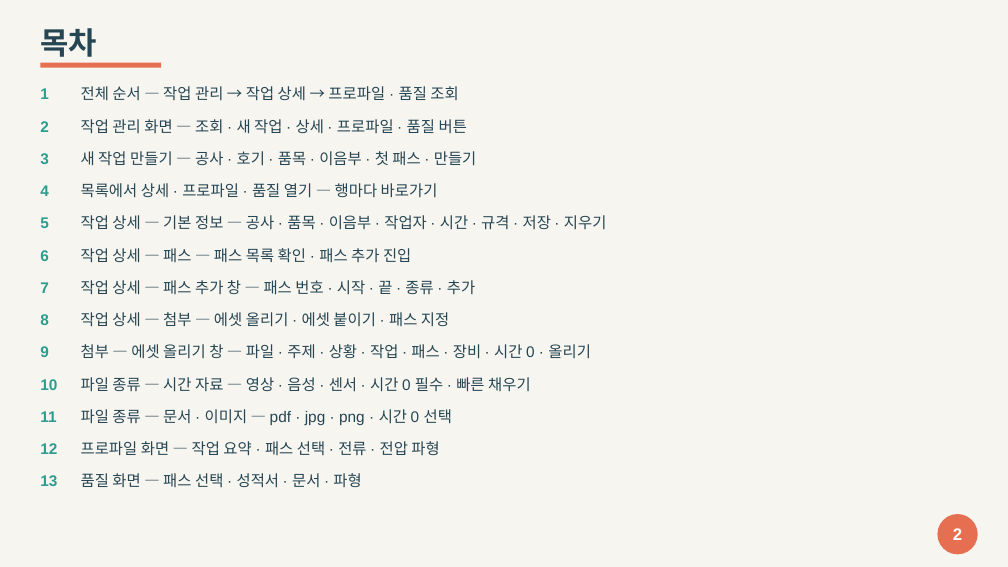
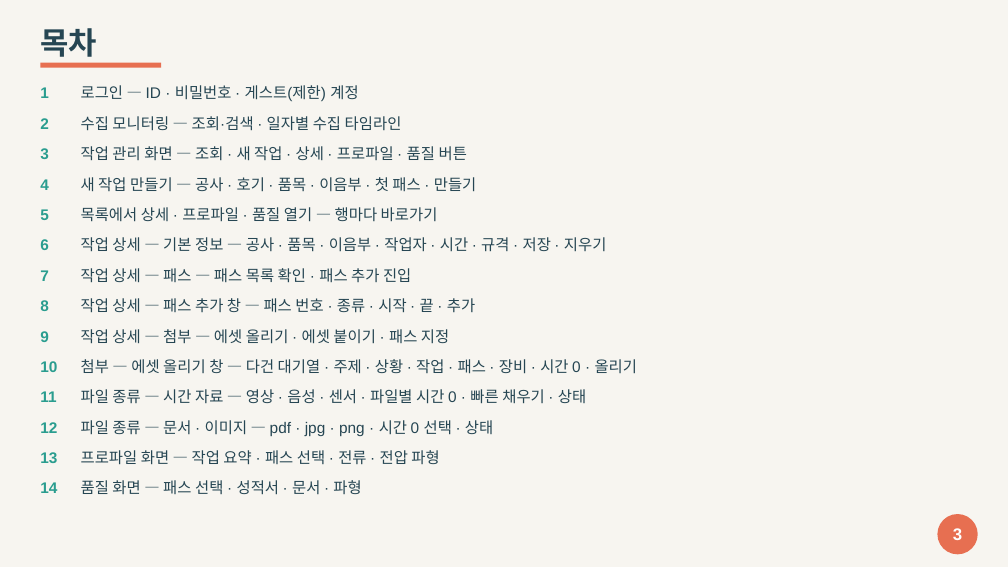
Before and after one commit to geosoft-shcho/weld-dashboard, a slide deck: slide 3 of docs/2026-10-23/작업_등록_매뉴얼.pptx (slide 2 before the commit). Drawn at 1008x567 pixels with LibreOffice and Linux fonts; fonts in the diff are those of the drawing. Boxes give left, top, right and bottom in pixels: in the first picture for what was removed or moved away, otherwise in the second. Text is boxed around its words. In the diff, an @@ line names an element or a change of style, - is before the commit and + after.

```diff
--- a/docs/2026-10-23/작업_등록_매뉴얼.pptx
+++ b/docs/2026-10-23/작업_등록_매뉴얼.pptx
@@ text at (81,85,358,101): text changed @@
-전체 순서 — 작업 관리 → 작업 상세 → 프로파일 · 품질 조회
+로그인 — ID · 비밀번호 · 게스트(제한) 계정
@@ text added at (81,116,402,131), 11 pt, text #264653 @@
+수집 모니터링 — 조회·검색 · 일자별 수집 타임라인
@@ text "작업 관리 화면 — 조회 ...": place and size @@
-text "작업 관리 화면 — 조회 ..." at (81,119,467,134)
+text "작업 관리 화면 — 조회 ..." at (81,146,467,161)
@@ 3 texts: place and size @@
-3 texts at (81,151,607,230)
+3 texts at (81,177,607,252)
@@ 3 texts: place and size @@
-3 texts at (40,153,49,228)
+3 texts at (40,148,49,220)
@@ text "6": place and size @@
-text "6" at (40,250,49,261)
+text "6" at (40,239,49,250)
@@ text "7": place and size @@
-text "7" at (40,282,49,293)
+text "7" at (40,270,49,281)
@@ text "작업 상세 — 패스 — ...": place and size @@
-text "작업 상세 — 패스 — ..." at (81,248,411,263)
+text "작업 상세 — 패스 — ..." at (81,268,411,283)
@@ text at (81,298,475,313): text changed @@
-작업 상세 — 패스 추가 창 — 패스 번호 · 시작 · 끝 · 종류 · 추가
+작업 상세 — 패스 추가 창 — 패스 번호 · 종류 · 시작 · 끝 · 추가
@@ text "작업 상세 — 첨부 — ...": place and size @@
-text "작업 상세 — 첨부 — ..." at (81,312,449,327)
+text "작업 상세 — 첨부 — ..." at (81,329,449,344)
@@ 3 texts: place and size @@
-3 texts at (40,314,57,390)
+3 texts at (40,300,57,372)
@@ text at (81,359,638,374): text changed @@
-첨부 — 에셋 올리기 창 — 파일 · 주제 · 상황 · 작업 · 패스 · 장비 · 시간 0 · 올리기
+첨부 — 에셋 올리기 창 — 다건 대기열 · 주제 · 상황 · 작업 · 패스 · 장비 · 시간 0 · 올리기
@@ text at (81,389,586,404): text changed @@
-파일 종류 — 시간 자료 — 영상 · 음성 · 센서 · 시간 0 필수 · 빠른 채우기
+파일 종류 — 시간 자료 — 영상 · 음성 · 센서 · 파일별 시간 0 · 빠른 채우기 · 상태
@@ 3 texts: place and size @@
-3 texts at (40,411,57,486)
+3 texts at (40,391,57,463)
@@ text "프로파일 화면 — 작업 요약 ...": place and size @@
-text "프로파일 화면 — 작업 요약 ..." at (81,441,439,456)
+text "프로파일 화면 — 작업 요약 ..." at (81,450,439,465)
@@ text at (81,420,493,436): text changed @@
-파일 종류 — 문서 · 이미지 — pdf · jpg · png · 시간 0 선택
+파일 종류 — 문서 · 이미지 — pdf · jpg · png · 시간 0 선택 · 상태
@@ text "품질 화면 — 패스 선택 ...": place and size @@
-text "품질 화면 — 패스 선택 ..." at (81,473,361,488)
+text "품질 화면 — 패스 선택 ..." at (81,480,361,495)
@@ text added at (40,482,57,493), 11 pt, text #2A9D8F, bold @@
+14
@@ text at (953,528,962,540): text changed @@
-2
+3
```
Also in this commit, not shown: 14 other slides changed, 3 slides added, 1 slide removed, 28 other files.
